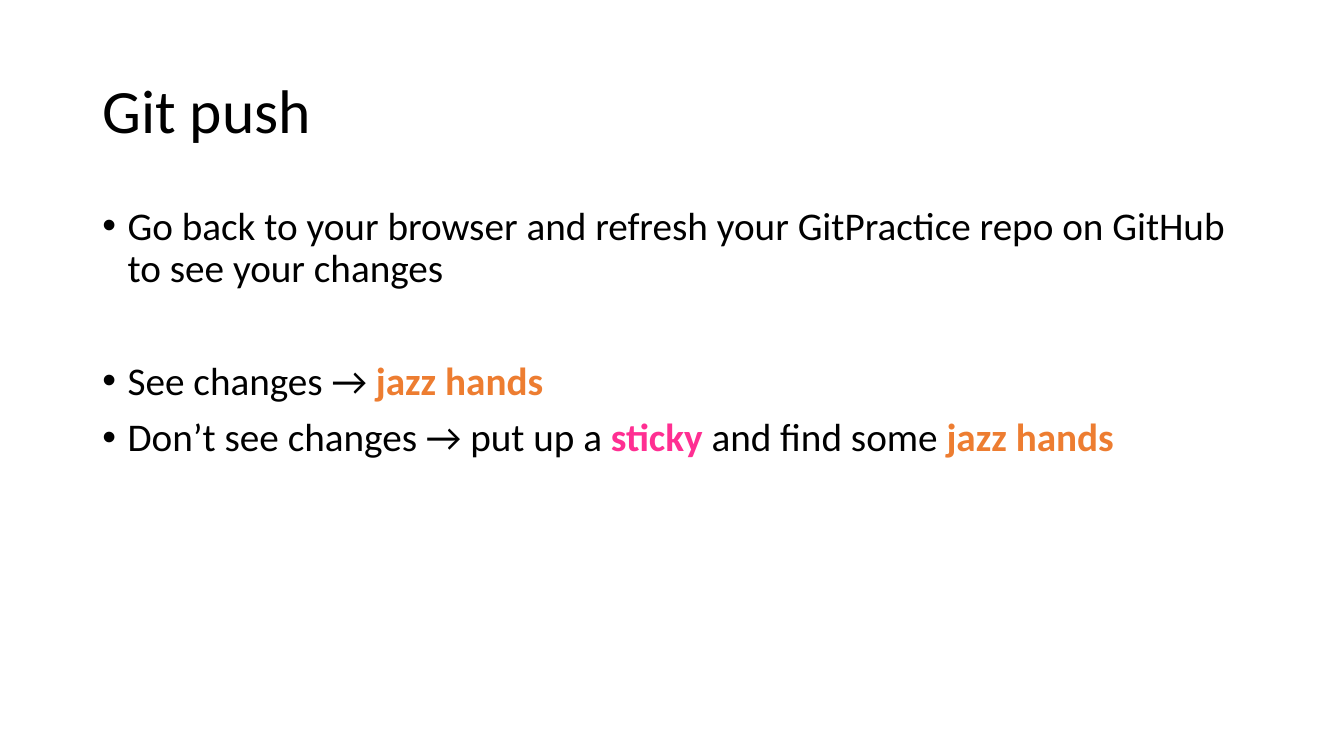
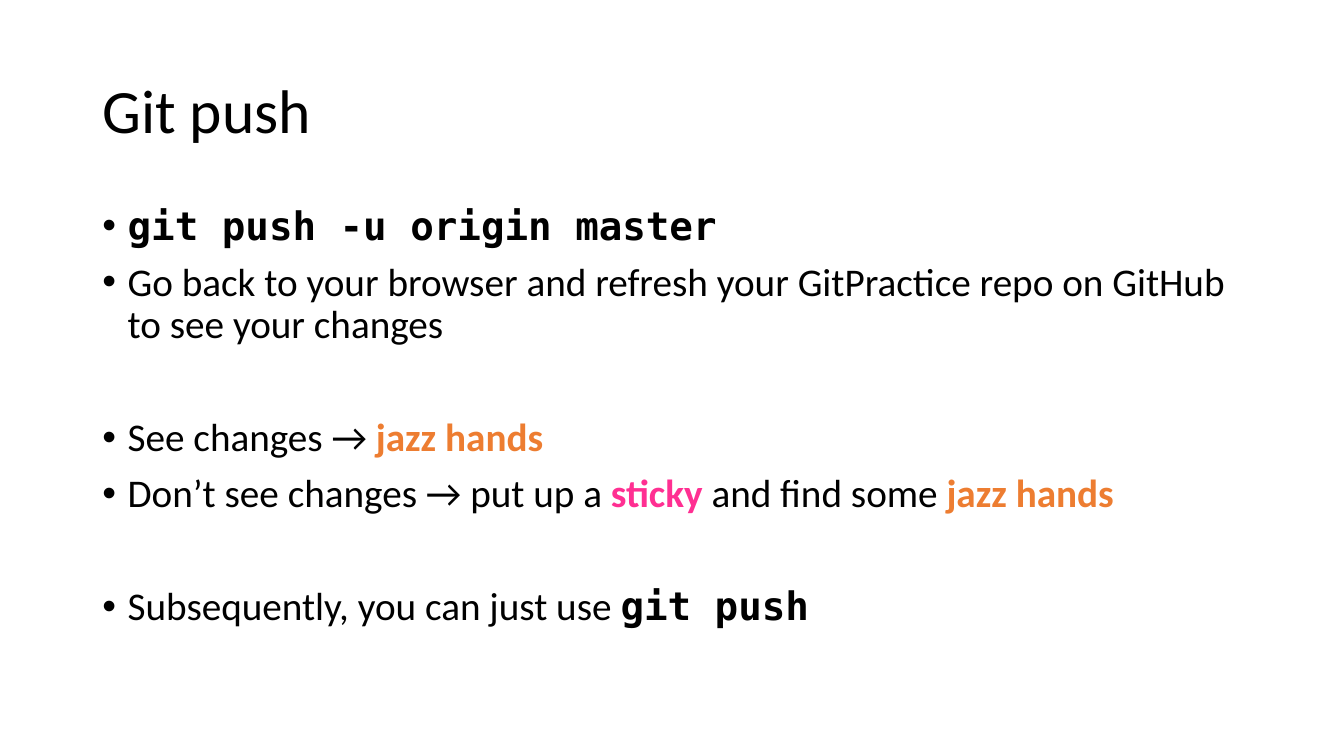
Before and after one commit to jojokarlin/Git_DRI_Jan_2017, a slide deck: slide 27 of GitPres.pptx (slide 24 before the commit). Drawn at 1344x756 pixels with LibreOffice and Linux fonts; fonts in the diff are those of the drawing. Boxes give left, top, right and bottom in pixels: in the first picture for what was removed or moved away, otherwise in the second. Text is boxed around its words. In the diff, an @@ line names an element or a change of style, - is before the commit and + after.

```diff
--- a/GitPres.pptx
+++ b/GitPres.pptx
@@ text at (x1=128, y1=208, x2=716, y2=248): paragraph added @@
+• git push -u origin master
@@ text at (x1=128, y1=588, x2=809, y2=628): paragraph added @@
+• Subsequently, you can just use git push
```
Also in this commit, not shown: 8 other slides changed, 3 slides added.
